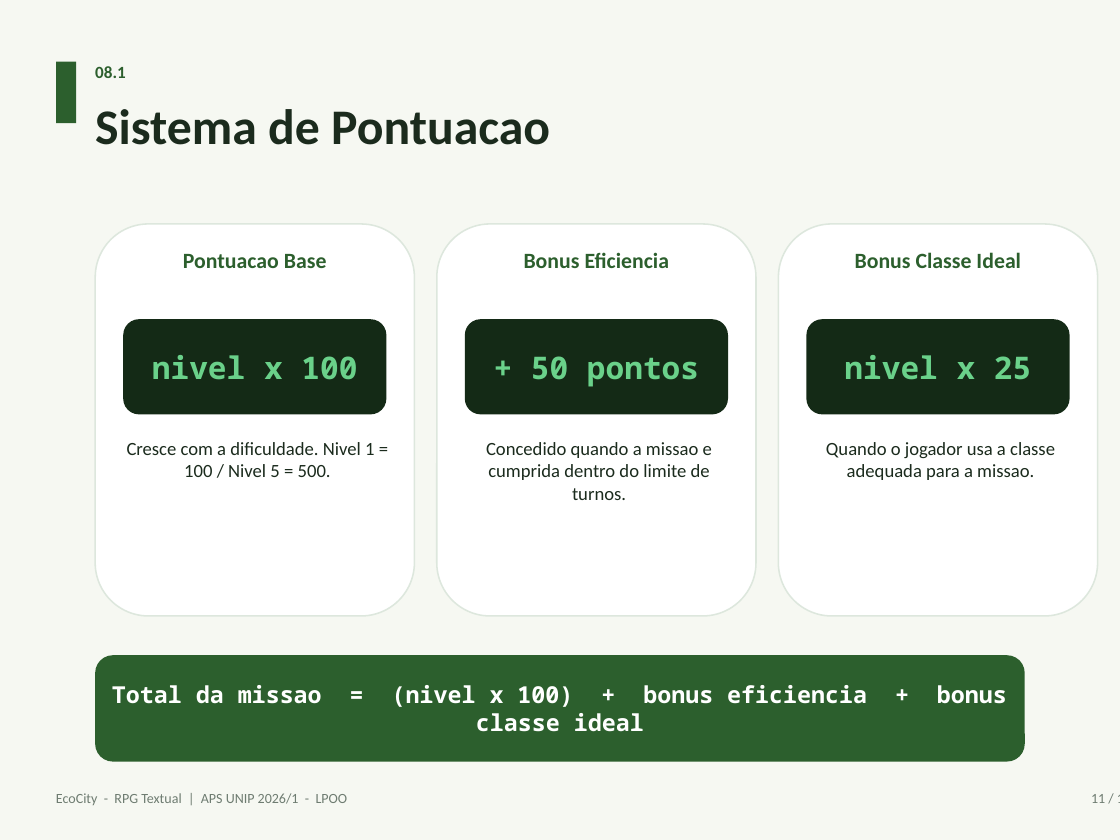
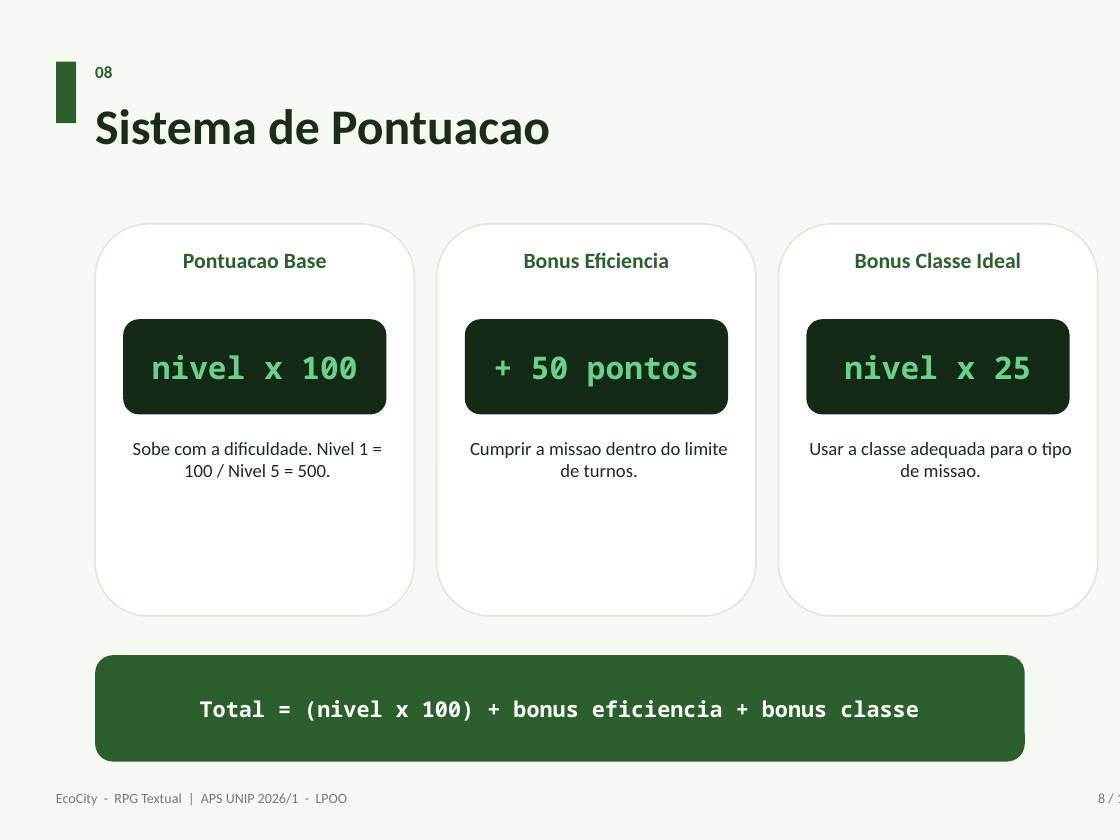
Before and after one commit to BielmFranco/EcoCity, a slide deck: slide 8 of relatorio/ApresentacaoEcoCity.pptx (slide 11 before the commit). Drawn at 1120x840 pixels with LibreOffice and Linux fonts; fonts in the diff are those of the drawing. Boxes give left, top, right and bottom in pixels: in the first picture for what was removed or moved away, otherwise in the second. Text is boxed around its words. In the diff, an @@ line names an element or a change of style, - is before the commit and + after.

Commit message:
Reduz apresentacao para 12 slides e ajusta layout
Estrutura: 3 introducao + 6 projeto + 3 codigo.
Corrige typo "Title" para "Titulo" no slide de niveis.
Ajusta fonte da formula de pontuacao para nao quebrar linha.
Remove conectores cruzados no diagrama de hierarquia.

```diff
--- a/relatorio/ApresentacaoEcoCity.pptx
+++ b/relatorio/ApresentacaoEcoCity.pptx
@@ text at <box>95,66,112,78</box>: text changed @@
-08.1
+08
@@ text at <box>133,442,368,477</box>: text changed @@
-Cresce com a dificuldade. Nivel 1 = 100 / Nivel 5 = 500.
+Sobe com a dificuldade. Nivel 1 = 100 / Nivel 5 = 500.
@@ text at <box>470,442,728,477</box>: text changed @@
-Concedido quando a missao e cumprida dentro do limite de turnos.
+Cumprir a missao dentro do limite de turnos.
@@ text at <box>809,442,1072,477</box>: text changed @@
-Quando o jogador usa a classe adequada para a missao.
+Usar a classe adequada para o tipo de missao.
@@ text at <box>200,700,918,721</box>: text changed; size 15 to 14 pt @@
-Total da missao = (nivel x 100) + bonus eficiencia + bonus classe ideal
+Total = (nivel x 100) + bonus eficiencia + bonus classe
@@ text at <box>1098,793,1105,803</box>: text changed @@
-11 / 19
+8 / 12
```
Also in this commit, not shown: 6 other slides changed, 4 slides added, 11 slides removed, 1 other file.
